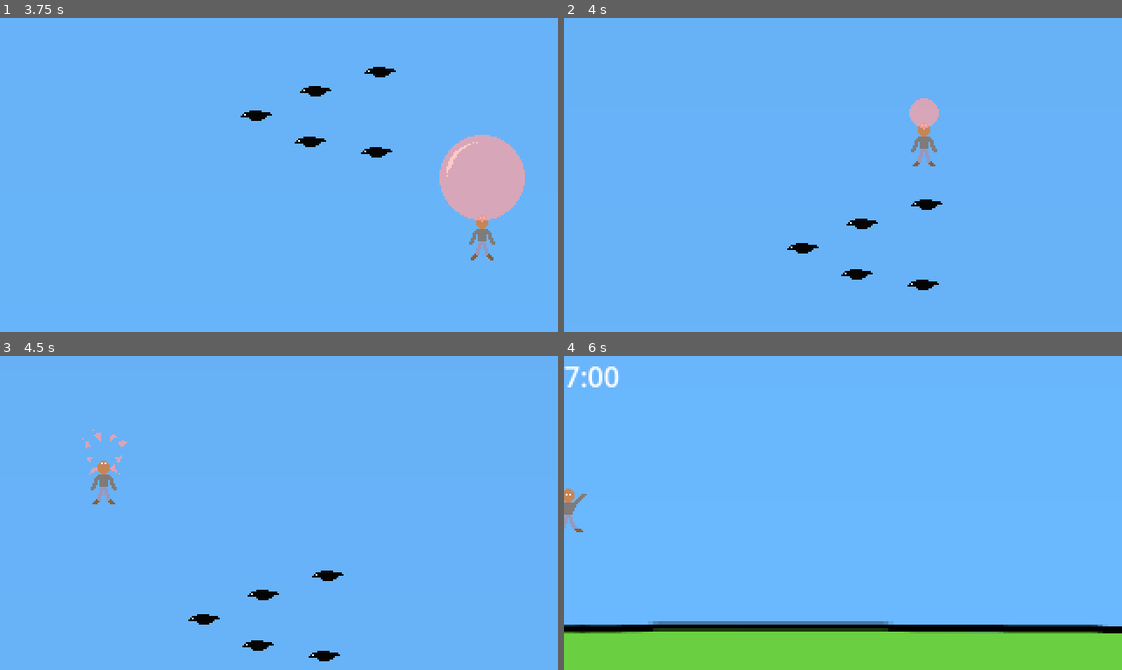
Above: before the commit, frames 1-4 (two rows, left to right).
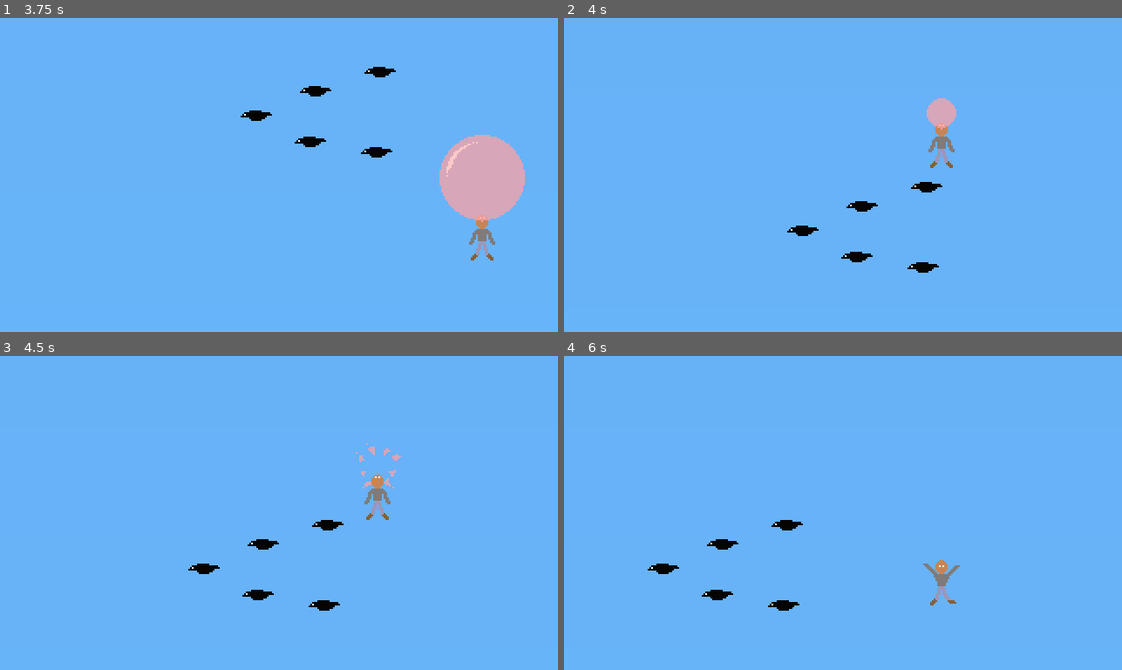
Above: after the commit, the same moments.

Repository: eagle-eye-scouter/GGJ_BubbleBlowing
Game: Godot game, scene res://scenes/scroll_world.tscn
The game is run twice, just before and just after one commit, with the same random seed, the same clock (stepped at 60 frames per second) and the same inputs.
Inputs:
- Up to frame 1 (3.75 s): tap Enter (ui_accept) at 0.5, 0.77, 1.52, 2, 3.02 s; hold D (player_right) 0.53-1.28 s; hold Space (player_breath) 0.53-1.28 s; hold S (player_down) 1.28-2.03 s; tap Space (player_breath) at 1.35, 2.85 s; hold D (player_right) 2.03-2.78 s; hold Space (player_breath) 2.03-2.78 s; hold Up (ui_up) 2.78-3.53 s; hold A (player_left) from 3.53 s (still down); hold Space (player_breath) from 3.53 s (still down)
- Up to frame 2 (4 s): keep holding A (player_left); keep holding Space (player_breath); tap Enter (ui_accept) at 3.77 s
- Up to frame 3 (4.5 s): keep holding A (player_left); release Space (player_breath) at 4.28 s; tap Space (player_breath) at 4.35 s
- Up to frame 4 (6 s): tap Enter (ui_accept) at 4.52 s; release A (player_left) at 5.03 s; hold S (player_down) 5.03-5.78 s; hold Space (player_breath) 5.03-5.78 s; hold D (player_right) from 5.78 s (still down); tap Space (player_breath) at 5.85 s

Frame 1 is identical in both runs. In frame 2, 2.2% of the frame differs, in the area x 40-71%, y 25-87%; in frame 3, 1.9%; in frame 4, 16%, in the area x 0-100%, y 3-100%.

Commit message:
Camera no longer follows the player when in a loss state

Diff:
--- a/scenes/player.tscn
+++ b/scenes/player.tscn
@@ -157,7 +157,9 @@
 [node name="AnimatedSprite2D" type="AnimatedSprite2D" parent="."]
 position = Vector2(0, -64)
 sprite_frames = SubResource("SpriteFrames_qmwmx")
-animation = &"chew"
+animation = &"fall"
 autoplay = "chew"
+frame = 2
+frame_progress = 0.254861
 
 [connection signal="animation_finished" from="AnimatedSprite2D" to="." method="_on_animated_sprite_2d_animation_finished"]
--- a/scripts/player.gd
+++ b/scripts/player.gd
@@ -19,6 +19,7 @@
 var state := State.START
 @onready var bubble : GumBubble = $Bubble
 @onready var sprite : AnimatedSprite2D = $AnimatedSprite2D
+@onready var camera : Camera2D = $Camera2D
 
 var bubble_stage_size = float(bubble.POP_VOLUME_THRESHOLD)/8
 
@@ -72,7 +73,10 @@
 
 
 func _handle_death_animation(delta: float) -> void:
-	gravity_scale = 1
+	if (sprite.animation == "pop"):
+		linear_velocity = Vector2(0, 0)
+	else:
+		gravity_scale = 1
 
 
 func kill() -> void:
@@ -83,7 +87,6 @@
 func _on_bubble_popped():
 	kill()
 
-
 func _set_state(new_state:State):
 	var new_animation = null
 	match new_state:
@@ -93,6 +96,7 @@
 			new_animation = "float"
 		State.DEAD:
 			new_animation = "pop"
+			camera.reparent($"..")
 	if (new_animation != null && sprite.get_animation() != new_animation):
 		sprite.play(new_animation)
 		print("Current animation: " + sprite.get_animation())
Not shown: 1 places in scenes/scroll_world.tscn that only renumber resources
